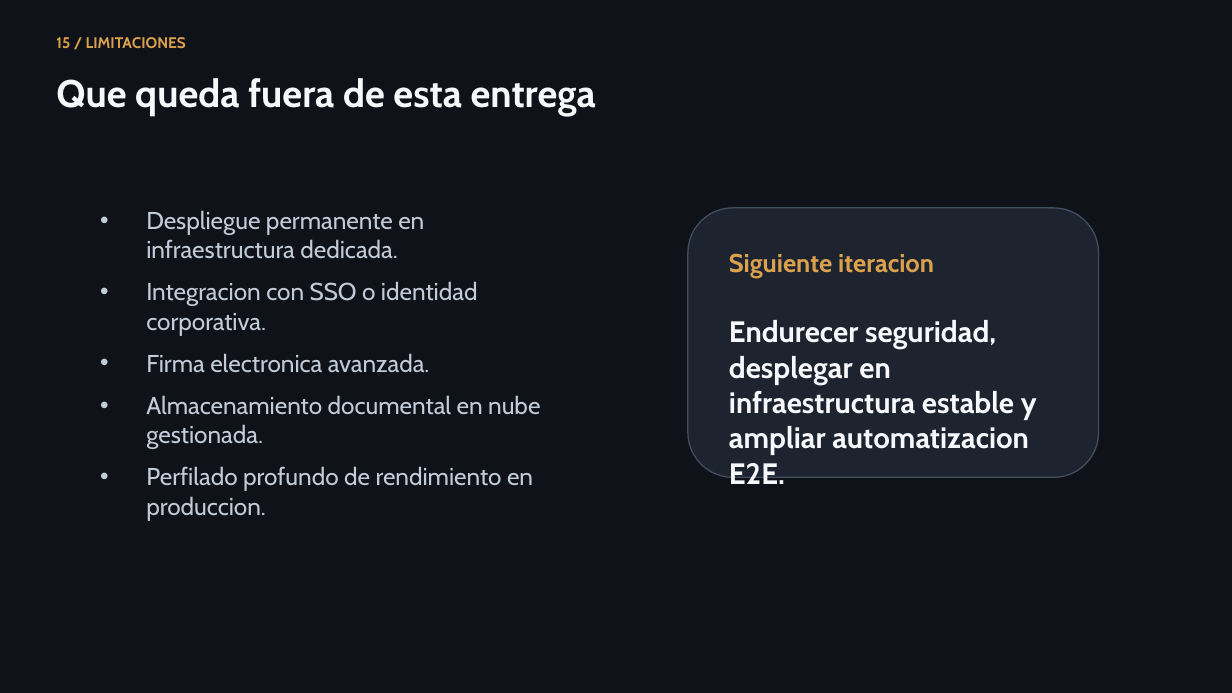
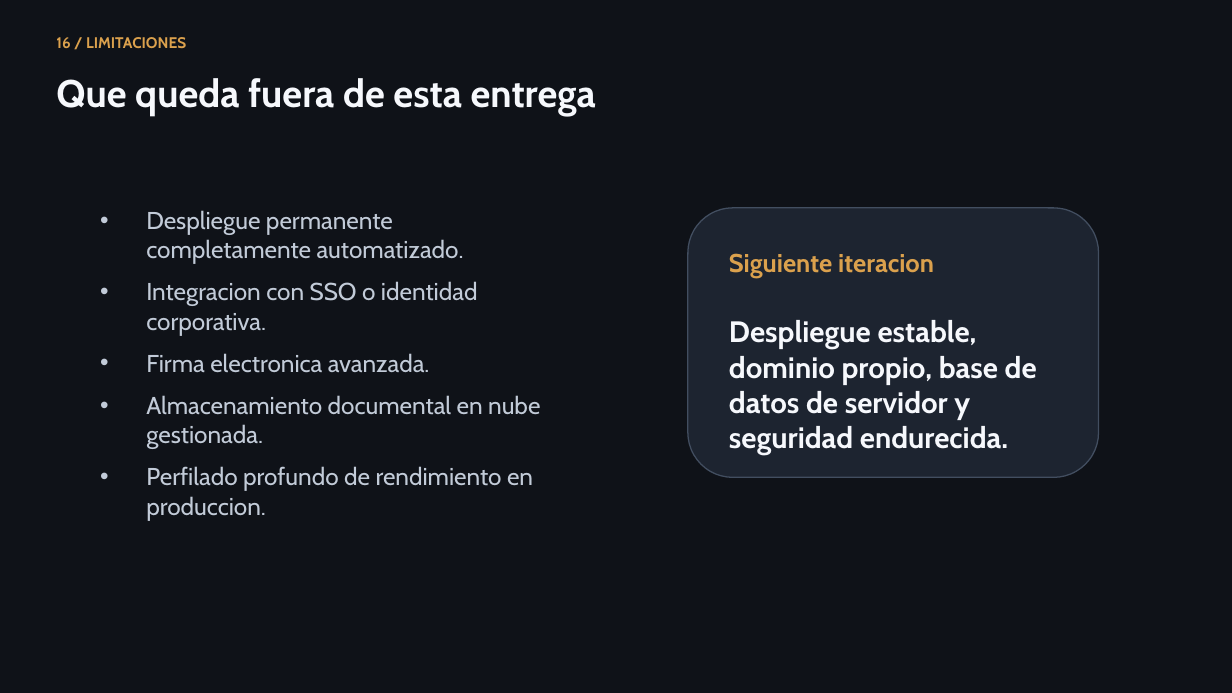
Before and after one commit to lmendez861/TFG-Agora, a slide deck: slide 17 of docs/presentacion-defensa-final.pptx (slide 16 before the commit). Drawn at 1232x693 pixels with LibreOffice and Linux fonts; fonts in the diff are those of the drawing. Boxes give left, top, right and bottom in pixels: in the first picture for what was removed or moved away, otherwise in the second. Text is boxed around its words. In the diff, an @@ line names an element or a change of style, - is before the commit and + after.

```diff
--- a/docs/presentacion-defensa-final.pptx
+++ b/docs/presentacion-defensa-final.pptx
@@ text at (x1=56, y1=37, x2=186, y2=48): text changed @@
-15 / LIMITACIONES
+16 / LIMITACIONES
@@ text at (x1=146, y1=210, x2=464, y2=264): text changed @@
-• Despliegue permanente en infraestructura dedicada.
+• Despliegue permanente completamente automatizado.
@@ text at (x1=729, y1=320, x2=1037, y2=455): text changed @@
-Endurecer seguridad, desplegar en infraestructura estable y ampliar automatizacion E2E.
+Despliegue estable, dominio propio, base de datos de servidor y seguridad endurecida.
```
Also in this commit, not shown: 3 other slides changed, 8 slides added, 7 slides removed, 20 other files.
